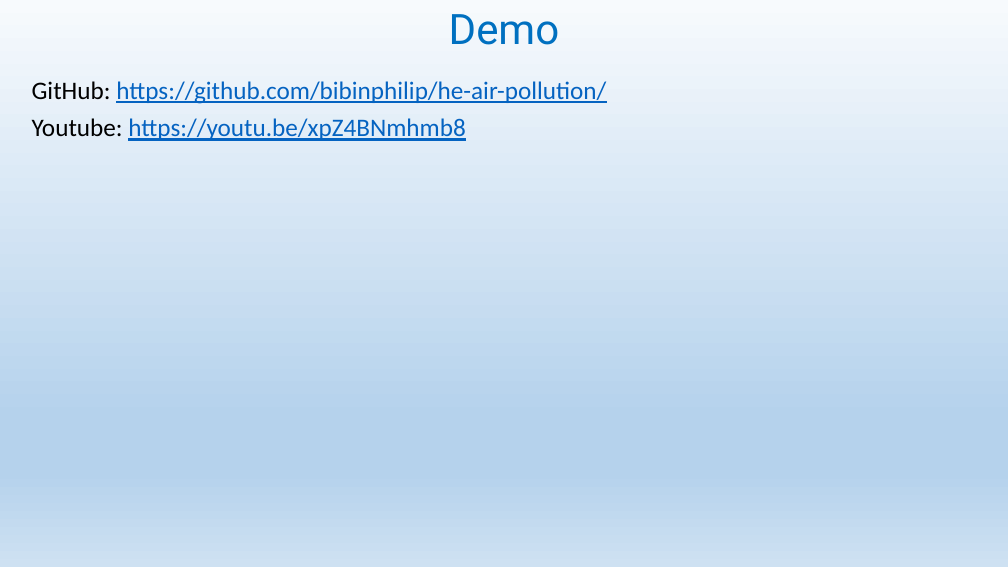
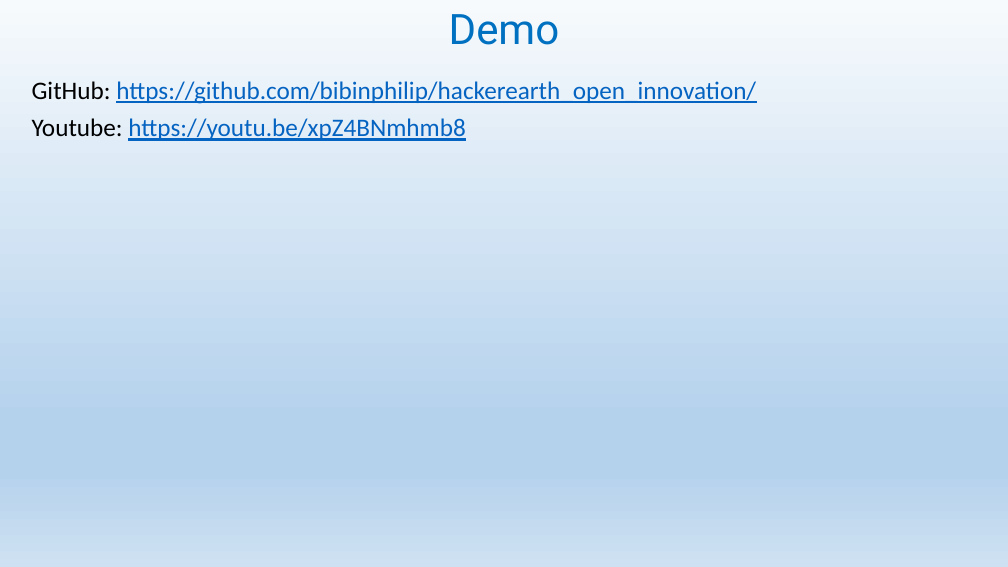
Before and after one commit to bibinphilip/hackerearth_open_innovation, a slide deck: slide 11 of Presentation.pptx. Drawn at 1008x567 pixels with LibreOffice and Linux fonts; fonts in the diff are those of the drawing. Boxes give left, top, right and bottom in pixels: in the first picture for what was removed or moved away, otherwise in the second. Text is boxed around its words. In the diff, an @@ line names an element or a change of style, - is before the commit and + after.

```diff
--- a/Presentation.pptx
+++ b/Presentation.pptx
@@ subtitle at [32, 81, 756, 104]: text changed @@
-GitHub: https://github.com/bibinphilip/he-air-pollution/
+GitHub: https://github.com/bibinphilip/hackerearth_open_innovation/
```
